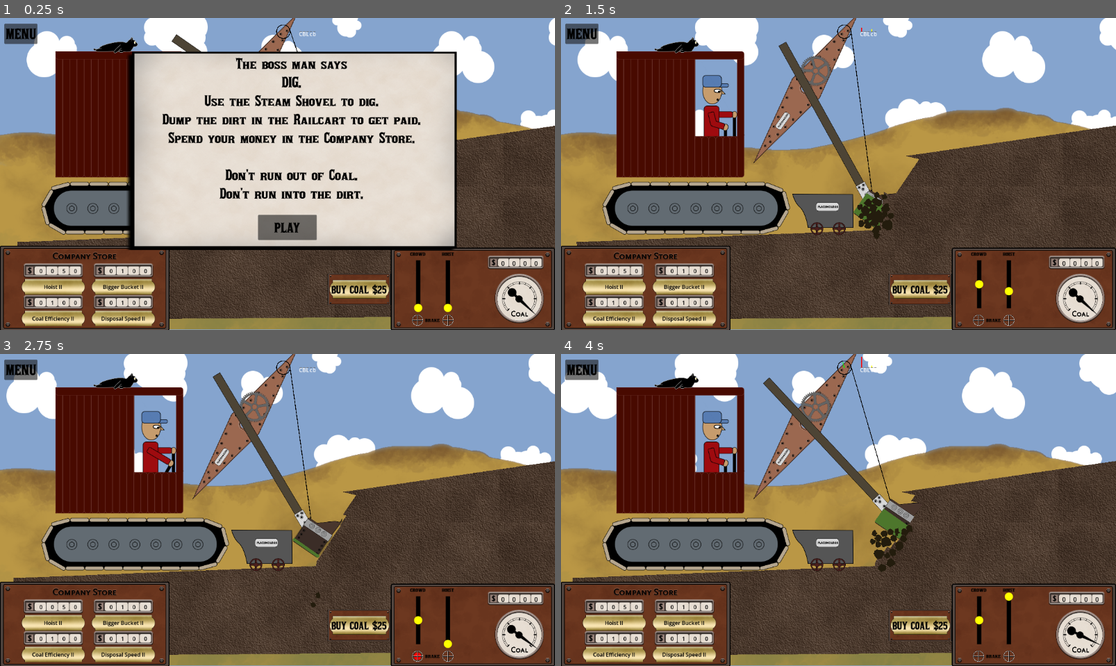
Above: before the commit, frames 1-4 (two rows, left to right).
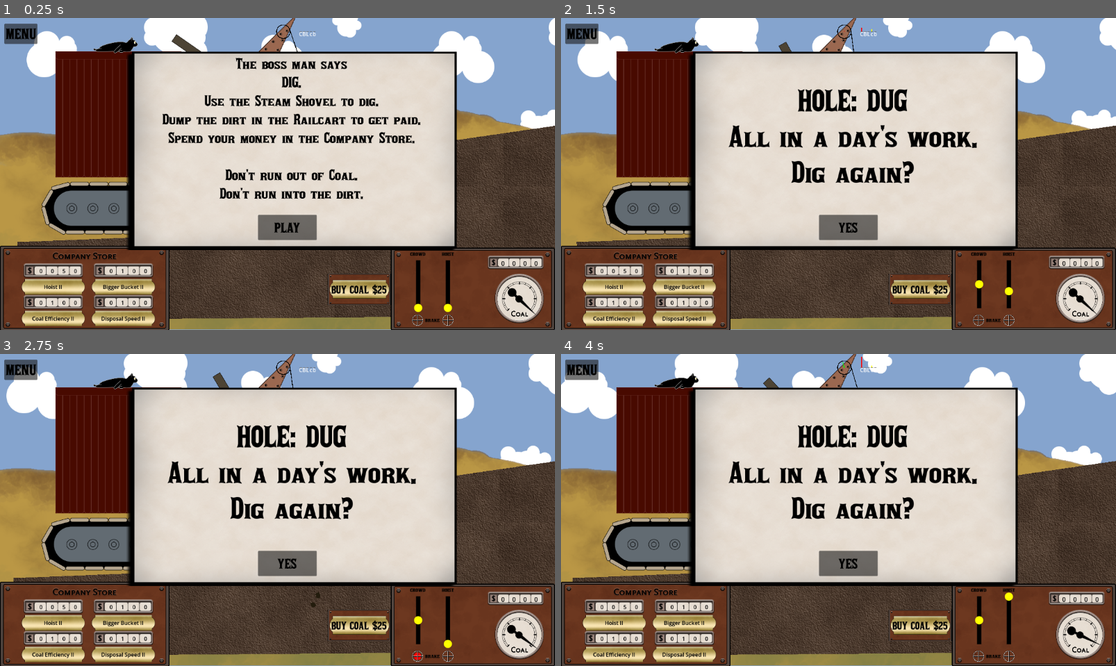
Above: after the commit, the same moments.

Repository: Lobbsterwaffles/Steam-Shov
Game: Godot game, scene res://jonly.tscn
The game is run twice, just before and just after one commit, with the same random seed, the same clock (stepped at 60 frames per second) and the same inputs.
Inputs:
- Up to frame 1 (0.25 s): no input
- Up to frame 2 (1.5 s): click "PLAY" at 0.5 s; hold Q (hoist_up) from 1.28 s (still down); hold B (bucket_release) from 1.28 s (still down)
- Up to frame 3 (2.75 s): release Q (hoist_up) at 2.03 s; release B (bucket_release) at 2.03 s; hold Shift (crowd_brake) from 2.03 s (still down); tap O (crowd_in) at 2.1 s
- Up to frame 4 (4 s): release Shift (crowd_brake) at 2.78 s; hold P (crowd_out) 2.78-3.53 s; hold Q (hoist_up) from 2.78 s (still down); tap B (bucket_release) at 3.6 s

The runs differ from the first frame. In frame 1, less than 0.1% of the frame differs, in the area x 22-24%, y 51-75%; in frame 2, 37%; in frame 3, 37%, in the area x 22-83%, y 10-75%; in frame 4, 37%.

Commit message:
added "."

Diff:
--- a/jonly.tscn
+++ b/jonly.tscn
@@ -942,7 +942,6 @@
 [node name="victory_screen" type="Control" parent="." unique_id=112458587]
 unique_name_in_owner = true
 process_mode = 2
-visible = false
 layout_mode = 3
 anchors_preset = 0
 offset_right = 40.0
@@ -978,7 +977,7 @@
 grow_horizontal = 2
 theme_override_font_sizes/font_size = 81
 text = "HOLE: DUG
-All in a day's work
+All in a day's work.
 Dig again?"
 horizontal_alignment = 1
 
